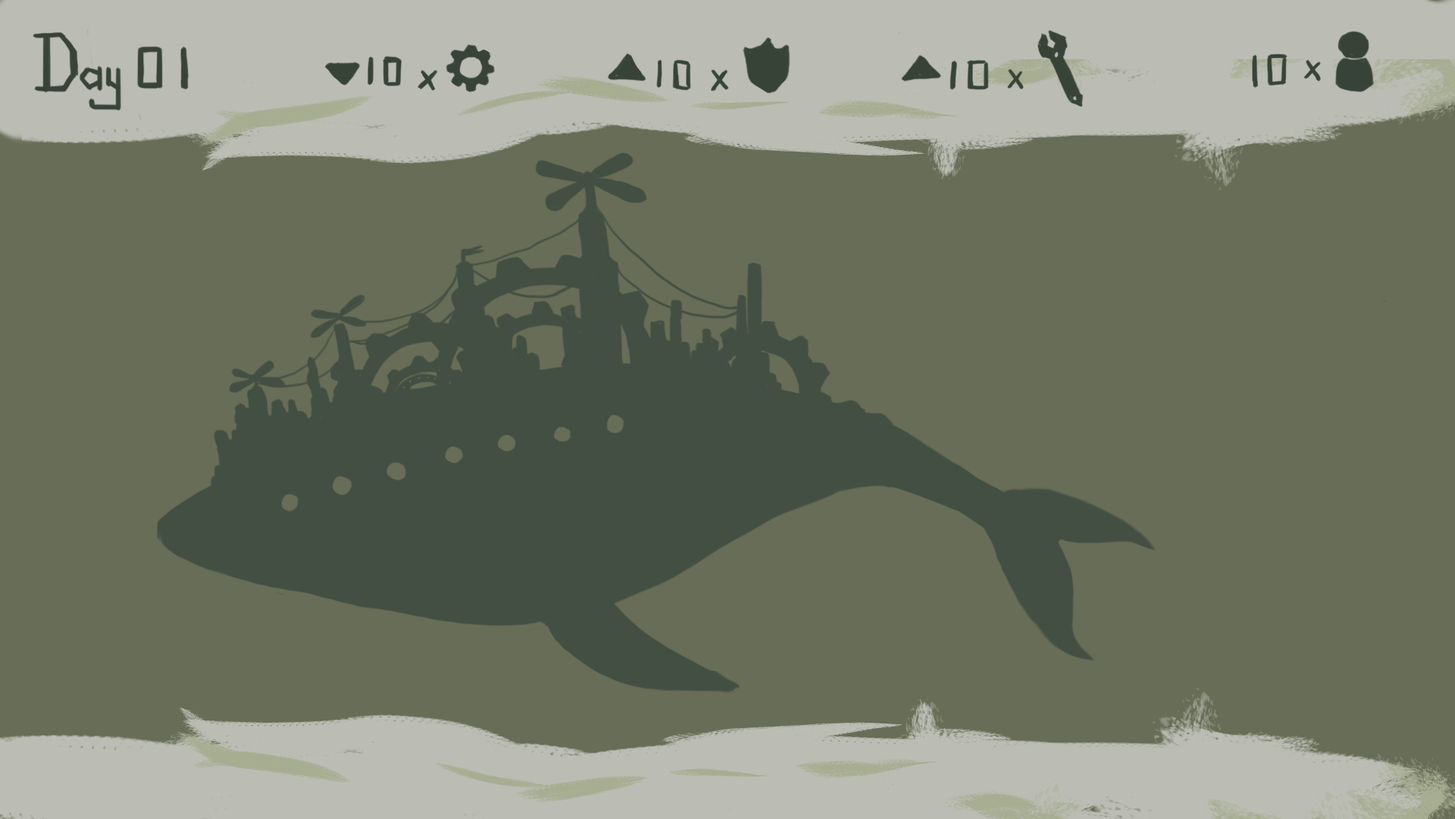
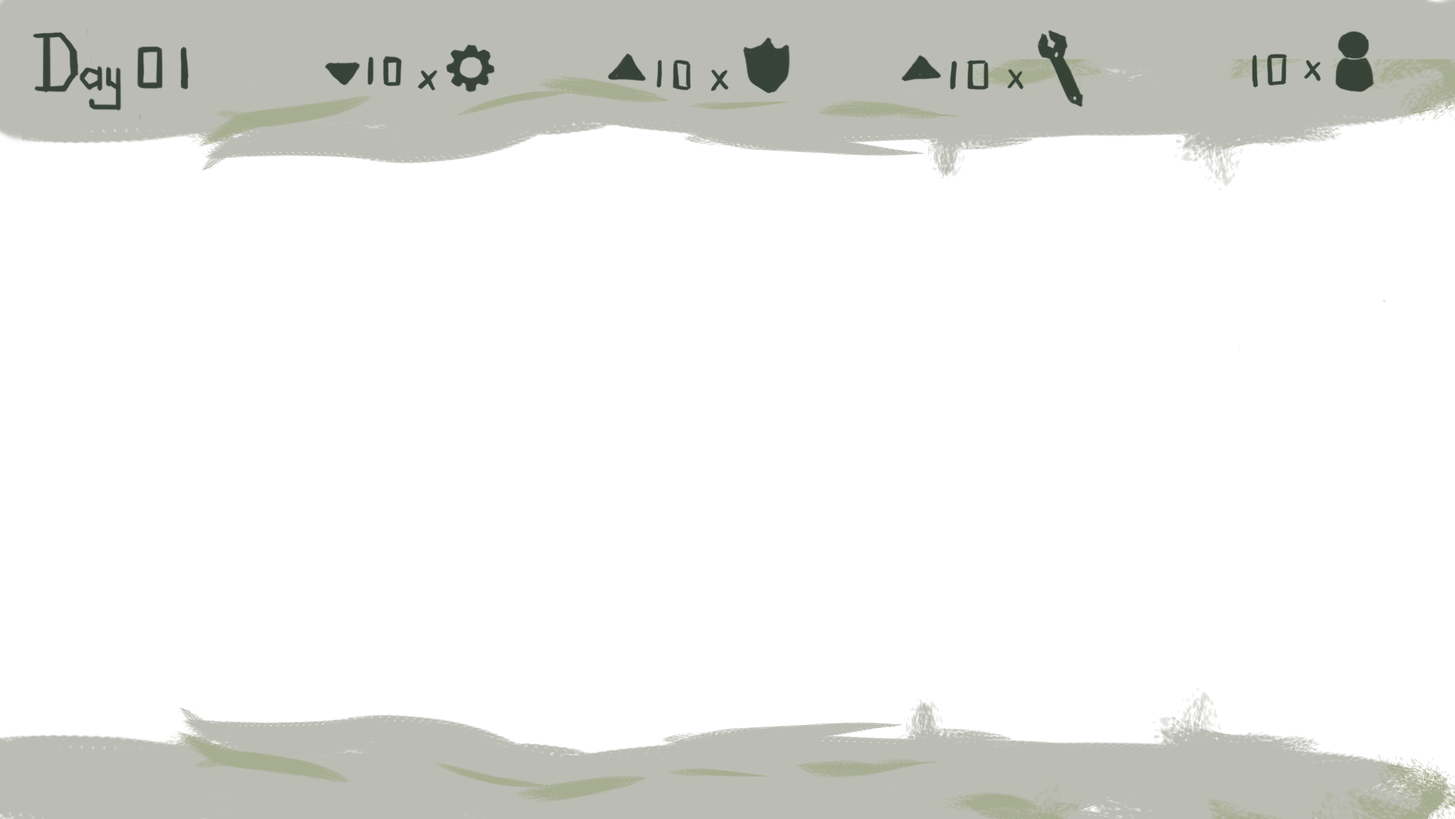
Comparing the layer stacks of the two 1455 × 819 images. Changes:
hid "Layer 4" over [21, 152, 1158, 694]
hid "Layer 2" over [0, 0, 1455, 819]
